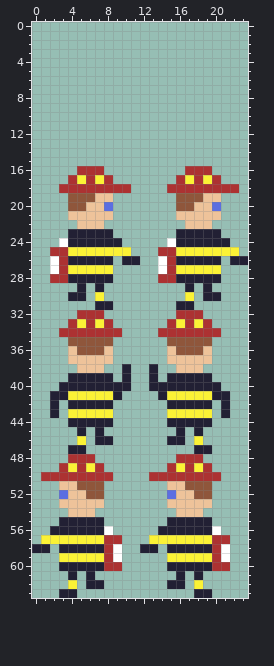
File history of a pixel-art sprite, ASSETS/Sprites/player.png. Above: the version before the commit.
The file is 24x64 pixels.
The same view after the edit:
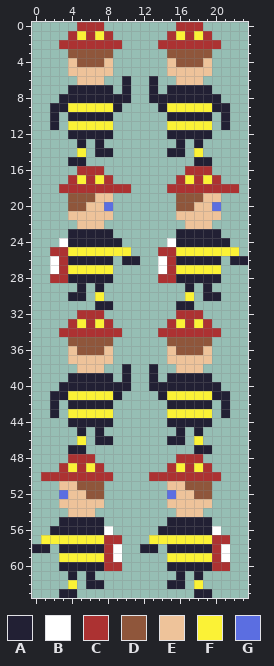
Palette (. is transparent): A #222034  B #ffffff  C #ac3232  D #8f563b  E #eec39a  F #fbf236  G #5b6ee1
Edits made:
{"y":0,"x":5,"old":"...","new":"CCC"}
{"y":0,"x":16,"old":"...","new":"CCC"}
{"y":1,"x":4,"old":".....","new":"CFCFC"}
{"y":1,"x":15,"old":".....","new":"CFCFC"}
{"y":2,"x":3,"old":".......","new":"CCCCCCC"}
{"y":2,"x":14,"old":".......","new":"CCCCCCC"}
{"y":3,"x":4,"old":".....","new":"DDDDD"}
{"y":3,"x":15,"old":".....","new":"DDDDD"}
{"y":4,"x":4,"old":".....","new":"EDDDE"}
{"y":4,"x":15,"old":".....","new":"EDDDE"}
{"y":5,"x":4,"old":".....","new":"EEEEE"}
{"y":5,"x":15,"old":".....","new":"EEEEE"}
{"y":6,"x":5,"old":"...","new":"EEE"}
{"y":6,"x":10,"old":".","new":"A"}
{"y":6,"x":13,"old":".","new":"A"}
{"y":6,"x":16,"old":"...","new":"EEE"}
{"y":7,"x":4,"old":".....","new":"AAAAA"}
{"y":7,"x":10,"old":".","new":"A"}
{"y":7,"x":13,"old":".","new":"A"}
{"y":7,"x":15,"old":".....","new":"AAAAA"}
{"y":8,"x":3,"old":"........","new":"AAAAAAAA"}
{"y":8,"x":13,"old":"........","new":"AAAAAAAA"}
{"y":9,"x":2,"old":"........","new":"AAFFFFFA"}
{"y":9,"x":14,"old":"........","new":"AFFFFFAA"}
{"y":10,"x":2,"old":".","new":"A"}
{"y":10,"x":4,"old":".....","new":"AAAAA"}
{"y":10,"x":15,"old":".....","new":"AAAAA"}
{"y":10,"x":21,"old":".","new":"A"}
{"y":11,"x":2,"old":".","new":"A"}
{"y":11,"x":4,"old":".....","new":"FFFFF"}
{"y":11,"x":15,"old":".....","new":"FFFFF"}
{"y":11,"x":21,"old":".","new":"A"}
{"y":12,"x":4,"old":".....","new":"AAAAA"}
{"y":12,"x":15,"old":".....","new":"AAAAA"}
{"y":13,"x":5,"old":".","new":"A"}
{"y":13,"x":7,"old":".","new":"A"}
{"y":13,"x":16,"old":".","new":"A"}
{"y":13,"x":18,"old":".","new":"A"}
{"y":14,"x":5,"old":".","new":"F"}
{"y":14,"x":7,"old":"..","new":"AA"}
{"y":14,"x":15,"old":"..","new":"AA"}
{"y":14,"x":18,"old":".","new":"F"}
{"y":15,"x":4,"old":"..","new":"AA"}
{"y":15,"x":18,"old":"..","new":"AA"}
{"label":"added","picture_box":[50,22,230,166]}
